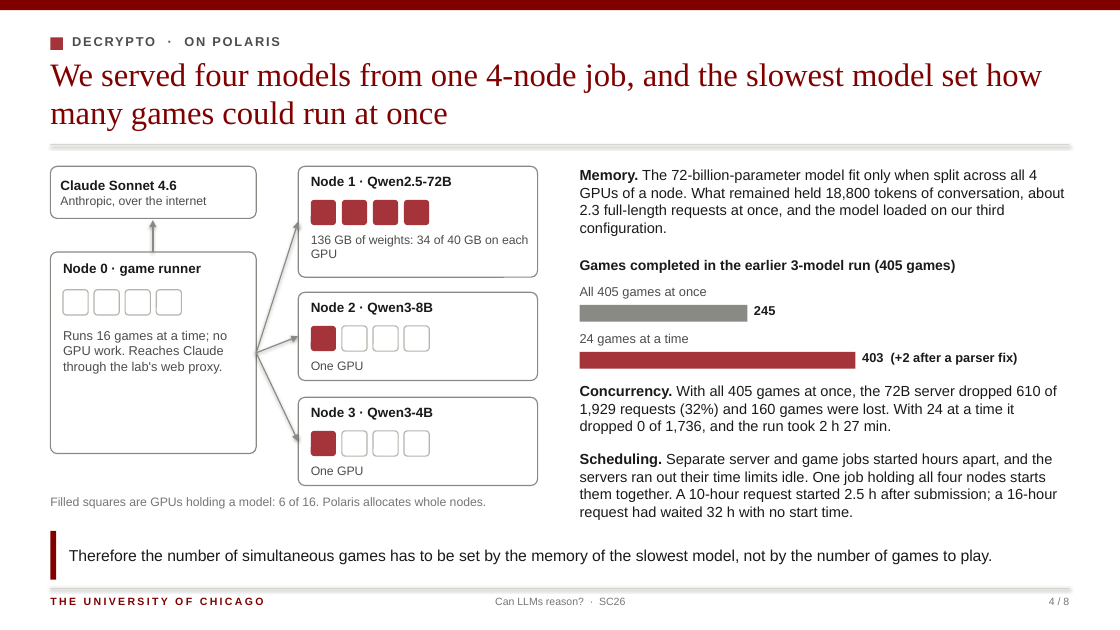
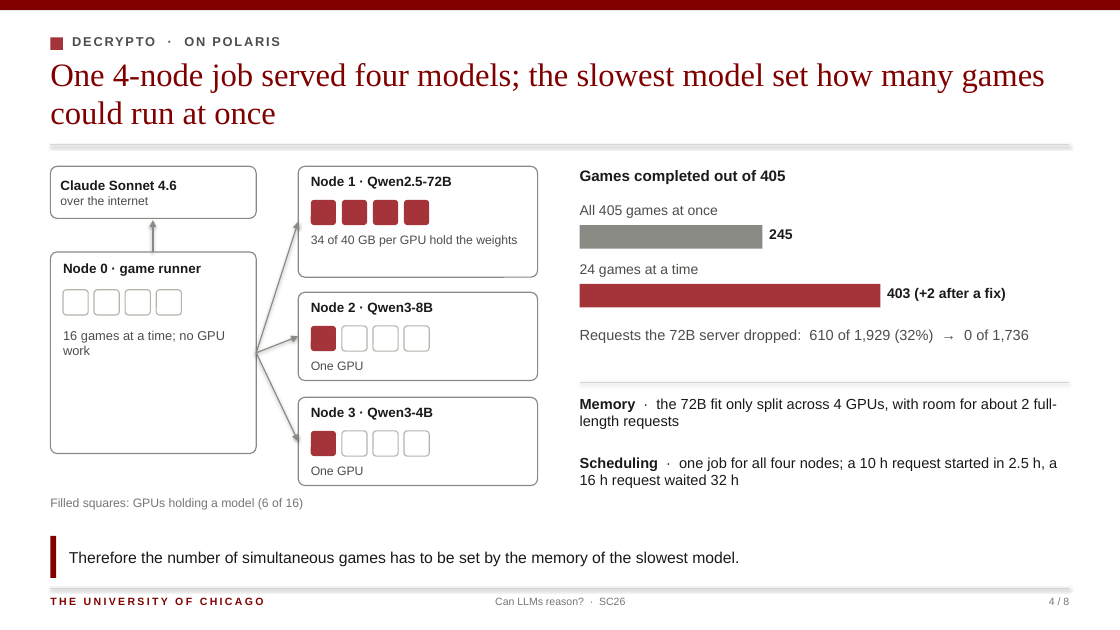
Before and after one commit to rmehta1987/decrypto, a slide deck: slide 4 of slides/can_llms_reason_sc26.pptx. Drawn at 1120x630 pixels with LibreOffice and Linux fonts; fonts in the diff are those of the drawing. Boxes give left, top, right and bottom in pixels: in the first picture for what was removed or moved away, otherwise in the second. Text is boxed around its words. In the diff, an @@ line names an element or a change of style, - is before the commit and + after.

```diff
--- a/slides/can_llms_reason_sc26.pptx
+++ b/slides/can_llms_reason_sc26.pptx
@@ text at (50, 63, 1045, 125): text changed @@
-We served four models from one 4-node job, and the slowest model set how many games could run at once
+One 4-node job served four models; the slowest model set how many games could run at once
@@ text at (580, 170, 785, 184): text changed; size 12.5 to 13 pt; bold on @@
-Memory. The 72-billion-parameter model fit only when split across all 4 GPUs of a node. What remained held 18,800 tokens of conversation, about 2.3 full-length requests at once, and the model loaded on our third configuration.
+Games completed out of 405
@@ text at (60, 196, 149, 205): text changed @@
-Anthropic, over the internet
+over the internet
@@ text "All 405 games at once": place and size @@
-text "All 405 games at once" at (580, 286, 707, 299)
+text "All 405 games at once" at (580, 205, 718, 218)
@@ text at (311, 235, 517, 247): text changed @@
-136 GB of weights: 34 of 40 GB on each GPU
+34 of 40 GB per GPU hold the weights
@@ rectangle: place and size @@
-rectangle at (580, 305, 748, 322)
+rectangle at (580, 225, 763, 249)
@@ size 11 to 12 pt in 3 elements at (580, 264, 698, 277), (580, 205, 718, 218), (769, 229, 792, 239) @@
@@ text "245": place and size @@
-text "245" at (754, 306, 775, 315)
+text "245" at (769, 229, 792, 239)
@@ text "24 games at a time": place and size @@
-text "24 games at a time" at (580, 333, 689, 346)
+text "24 games at a time" at (580, 264, 698, 277)
@@ text removed at (580, 260, 955, 273) @@
-Games completed in the earlier 3-model run (405 games)
@@ rectangle: place and size @@
-rectangle at (580, 352, 855, 369)
+rectangle at (580, 284, 881, 308)
@@ text at (887, 288, 1006, 301): text changed; size 11 to 12 pt @@
-403 (+2 after a parser fix)
+403 (+2 after a fix)
@@ text at (580, 329, 1028, 343): text changed; text colour #1A1A1A to #4D4D4A @@
-Concurrency. With all 405 games at once, the 72B server dropped 610 of 1,929 requests (32%) and 160 games were lost. With 24 at a time it dropped 0 of 1,736, and the run took 2 h 27 min.
+Requests the 72B server dropped: 610 of 1,929 (32%) → 0 of 1,736
@@ text at (63, 331, 225, 355): text changed @@
-Runs 16 games at a time; no GPU work. Reaches Claude through the lab's web proxy.
+16 games at a time; no GPU work
@@ line added from (580, 382) to (1070, 382), #D6D6CE 0.75 pt @@
@@ text added at (580, 398, 1057, 429), 12.5 pt, text #1A1A1A @@
+Memory · the 72B fit only split across 4 GPUs, with room for about 2 full-length requests
@@ text at (580, 457, 1057, 488): text changed @@
-Scheduling. Separate server and game jobs started hours apart, and the servers ran out their time limits idle. One job holding all four nodes starts them together. A 10-hour request started 2.5 h after submission; a 16-hour request had waited 32 h with no start time.
+Scheduling · one job for all four nodes; a 10 h request started in 2.5 h, a 16 h request waited 32 h
@@ text at (50, 498, 304, 510): text changed @@
-Filled squares are GPUs holding a model: 6 of 16. Polaris allocates whole nodes.
+Filled squares: GPUs holding a model (6 of 16)
@@ rectangle: place and size @@
-rectangle at (50, 531, 56, 580)
+rectangle at (50, 536, 56, 578)
@@ text at (69, 551, 739, 567): text changed @@
-Therefore the number of simultaneous games has to be set by the memory of the slowest model, not by the number of games to play.
+Therefore the number of simultaneous games has to be set by the memory of the slowest model.
```
Also in this commit, not shown: 7 other slides changed, 1 other file.
